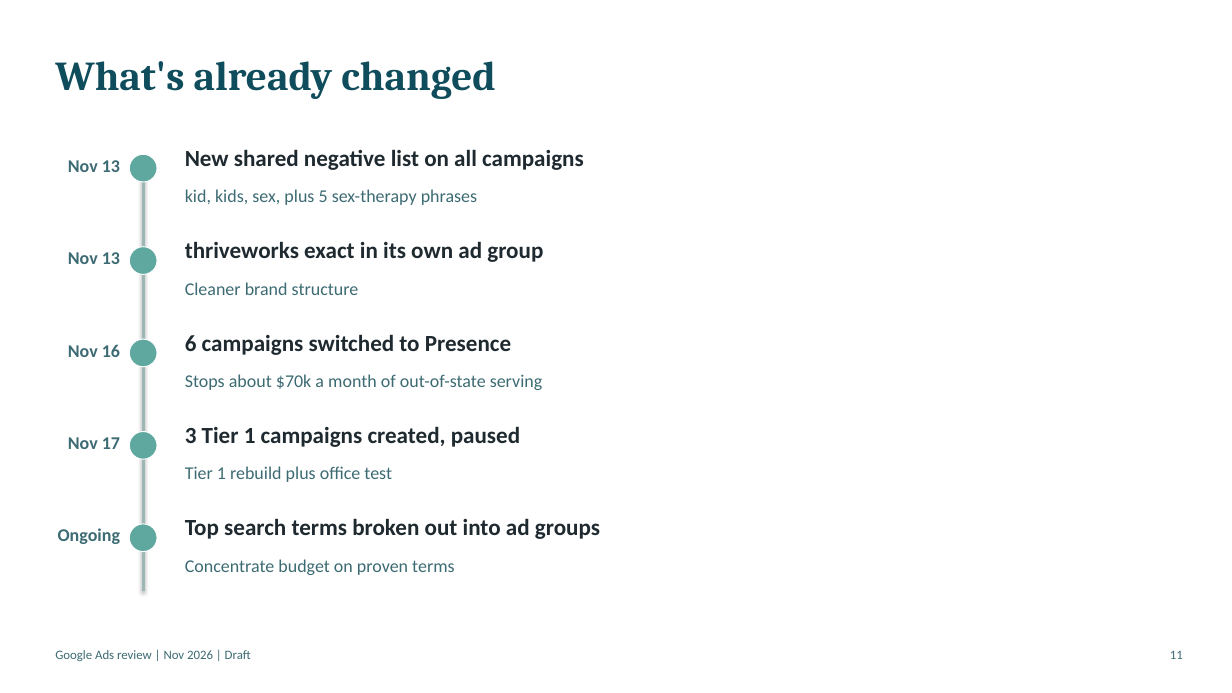
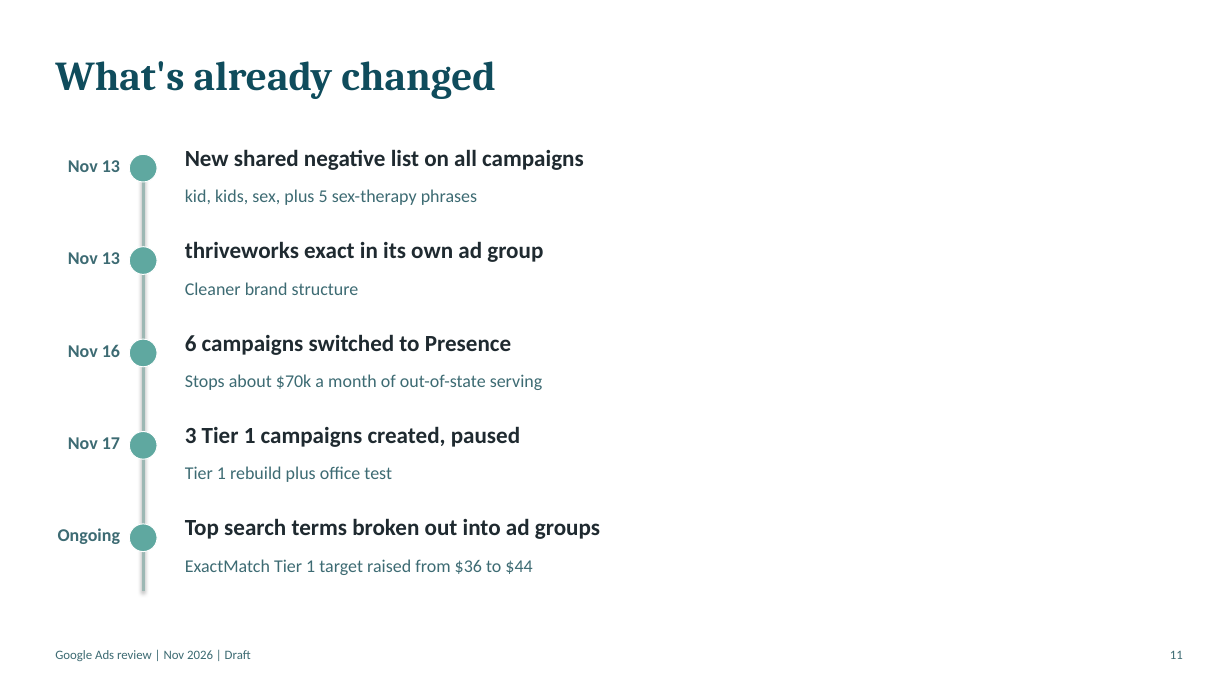
Before and after one commit to tomroberts-thriveworks/paid-media-hub, a slide deck: slide 11 of docs/audit/google-ads-review-nov-2026.pptx. Drawn at 1232x693 pixels with LibreOffice and Linux fonts; fonts in the diff are those of the drawing. Boxes give left, top, right and bottom in pixels: in the first picture for what was removed or moved away, otherwise in the second. Text is boxed around its words. In the diff, an @@ line names an element or a change of style, - is before the commit and + after.

```diff
--- a/docs/audit/google-ads-review-nov-2026.pptx
+++ b/docs/audit/google-ads-review-nov-2026.pptx
@@ text at [185, 559, 532, 575]: text changed @@
-Concentrate budget on proven terms
+ExactMatch Tier 1 target raised from $36 to $44
```
Also in this commit, not shown: 5 other slides changed, 8 slides added, 6 slides removed, 2 other files.
